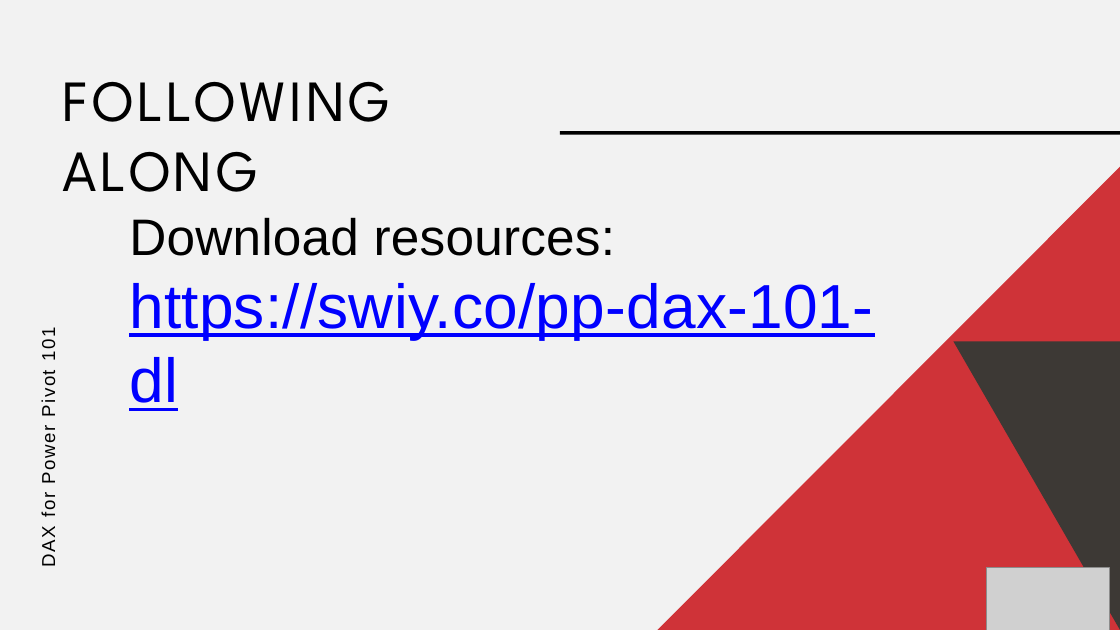
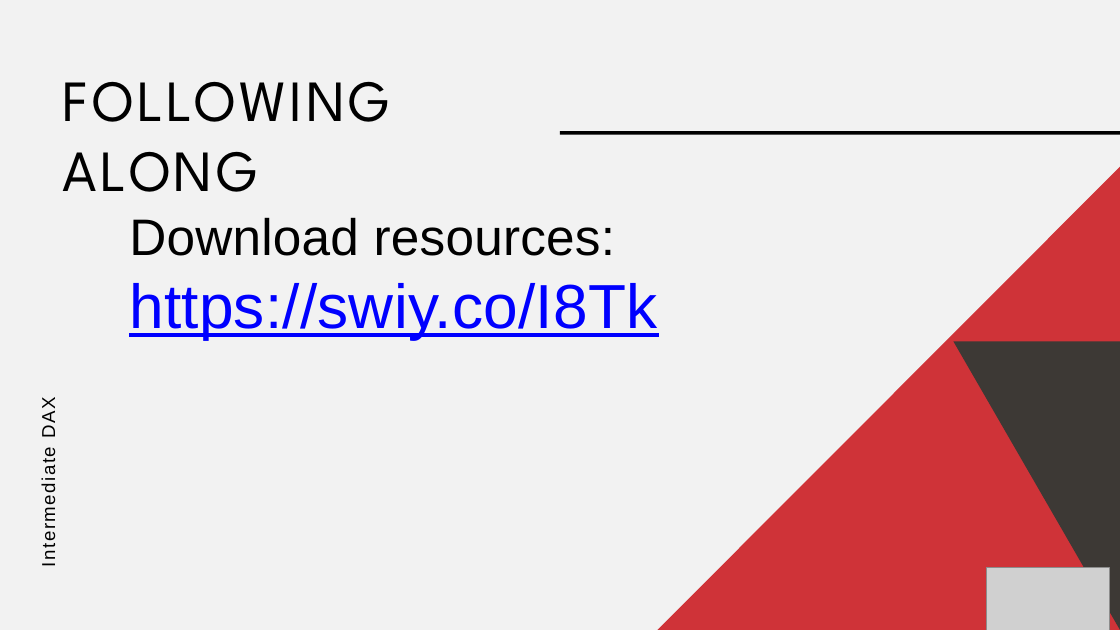
Before and after one commit to stringfestdata/intermediate-dax-power-pivot, a slide deck: slide 4 of intermdiate-dax-power-pivot.pptx. Drawn at 1120x630 pixels with LibreOffice and Linux fonts; fonts in the diff are those of the drawing; grey boxes stand for pictures. Boxes give left, top, right and bottom in pixels: in the first picture for what was removed or moved away, otherwise in the second. Text is boxed around its words. In the diff, an @@ line names an element or a change of style, - is before the commit and + after.

```diff
--- a/intermdiate-dax-power-pivot.pptx
+++ b/intermdiate-dax-power-pivot.pptx
@@ text at bbox=[129, 283, 657, 339]: text changed @@
-https://swiy.co/pp-dax-101-dl
+https://swiy.co/I8Tk
@@ text at bbox=[38, 401, 59, 559]: text changed @@
-DAX for Power Pivot 101
+Intermediate DAX
```
Also in this commit, not shown: 3 other slides changed, 1 slide added, 1 slide removed, 7 other files.
